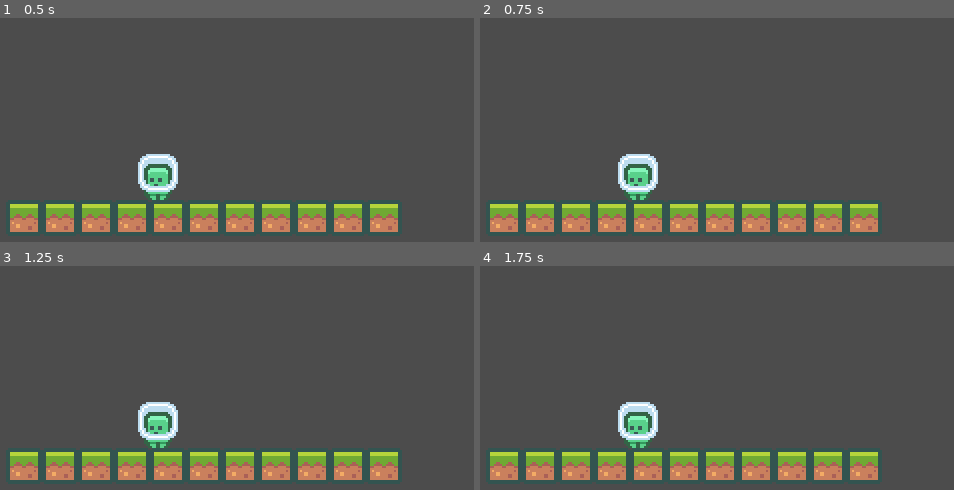
Above: before the commit, frames 1-4 (two rows, left to right).
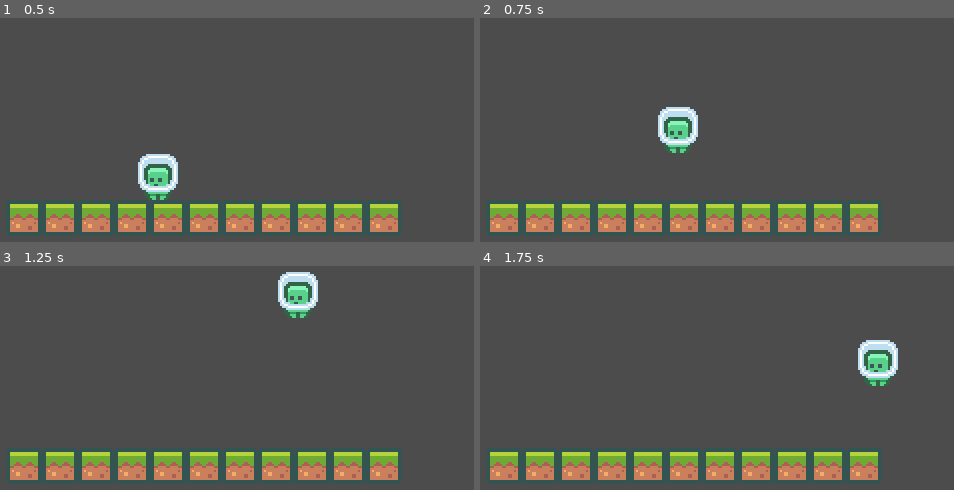
Above: after the commit, the same moments.

Repository: RobertLynJA/Godot2DPlatformer
Game: Godot game, scene res://scenes/Main.tscn
Same seed, same stepped clock (60 frames per second), same inputs: the game is played once before the commit and once after it.
Inputs:
- Up to frame 1 (0.5 s): no input
- Up to frame 2 (0.75 s): hold D (move_right, bound only after the commit) from 0.53 s (still down); tap W (jump, bound only after the commit) at 0.6 s
- Up to frame 3 (1.25 s): keep holding D (move_right, bound only after the commit); tap W (jump, bound only after the commit) at 0.77, 1.07 s
- Up to frame 4 (1.75 s): keep holding D (move_right, bound only after the commit); tap W (jump, bound only after the commit) at 1.35, 1.52 s

Frame 1 is identical in both runs. In frame 2, 2.9% of the frame differs, in the area x 29-46%, y 39-82%; in frame 3, 2.9%; in frame 4, 2.9%.

Commit message:
Add movement and jumping

Diff:
--- a/project.godot
+++ b/project.godot
@@ -48,6 +48,27 @@
 "svg/scale": 1.0
 }
 
+[input]
+
+move_left={
+"deadzone": 0.5,
+"events": [ Object(InputEventKey,"resource_local_to_scene":false,"resource_name":"","device":0,"alt":false,"shift":false,"control":false,"meta":false,"command":false,"pressed":false,"scancode":0,"physical_scancode":65,"unicode":0,"echo":false,"script":null)
+, Object(InputEventKey,"resource_local_to_scene":false,"resource_name":"","device":0,"alt":false,"shift":false,"control":false,"meta":false,"command":false,"pressed":false,"scancode":0,"physical_scancode":16777231,"unicode":0,"echo":false,"script":null)
+ ]
+}
+move_right={
+"deadzone": 0.5,
+"events": [ Object(InputEventKey,"resource_local_to_scene":false,"resource_name":"","device":0,"alt":false,"shift":false,"control":false,"meta":false,"command":false,"pressed":false,"scancode":0,"physical_scancode":68,"unicode":0,"echo":false,"script":null)
+, Object(InputEventKey,"resource_local_to_scene":false,"resource_name":"","device":0,"alt":false,"shift":false,"control":false,"meta":false,"command":false,"pressed":false,"scancode":0,"physical_scancode":16777233,"unicode":0,"echo":false,"script":null)
+ ]
+}
+jump={
+"deadzone": 0.5,
+"events": [ Object(InputEventKey,"resource_local_to_scene":false,"resource_name":"","device":0,"alt":false,"shift":false,"control":false,"meta":false,"command":false,"pressed":false,"scancode":0,"physical_scancode":87,"unicode":0,"echo":false,"script":null)
+, Object(InputEventKey,"resource_local_to_scene":false,"resource_name":"","device":0,"alt":false,"shift":false,"control":false,"meta":false,"command":false,"pressed":false,"scancode":0,"physical_scancode":32,"unicode":0,"echo":false,"script":null)
+ ]
+}
+
 [physics]
 
 common/enable_pause_aware_picking=true
--- a/scenes/Player.gd
+++ b/scenes/Player.gd
@@ -2,12 +2,22 @@
 
 var gravity = 300
 var velocity = Vector2.ZERO
+var maxHorizontalSpeed = 100
+var jumpSpeed = 200
 
 func _ready():
 	pass # Replace with function body.
 
 # Called every frame. 'delta' is the elapsed time since the previous frame.
 func _process(delta):
+	var moveVector = Vector2.ZERO
+	moveVector.x = Input.get_action_strength("move_right") - Input.get_action_strength("move_left")
+	velocity.x = moveVector.x * maxHorizontalSpeed
+
+	moveVector.y = -1 if Input.is_action_just_pressed("jump") else 0
+
+	if (moveVector.y < 0 && is_on_floor()):
+		velocity.y = moveVector.y * jumpSpeed
+
 	velocity.y += gravity * delta;
-
-	velocity = move_and_slide(velocity)
+	velocity = move_and_slide(velocity, Vector2.UP)
